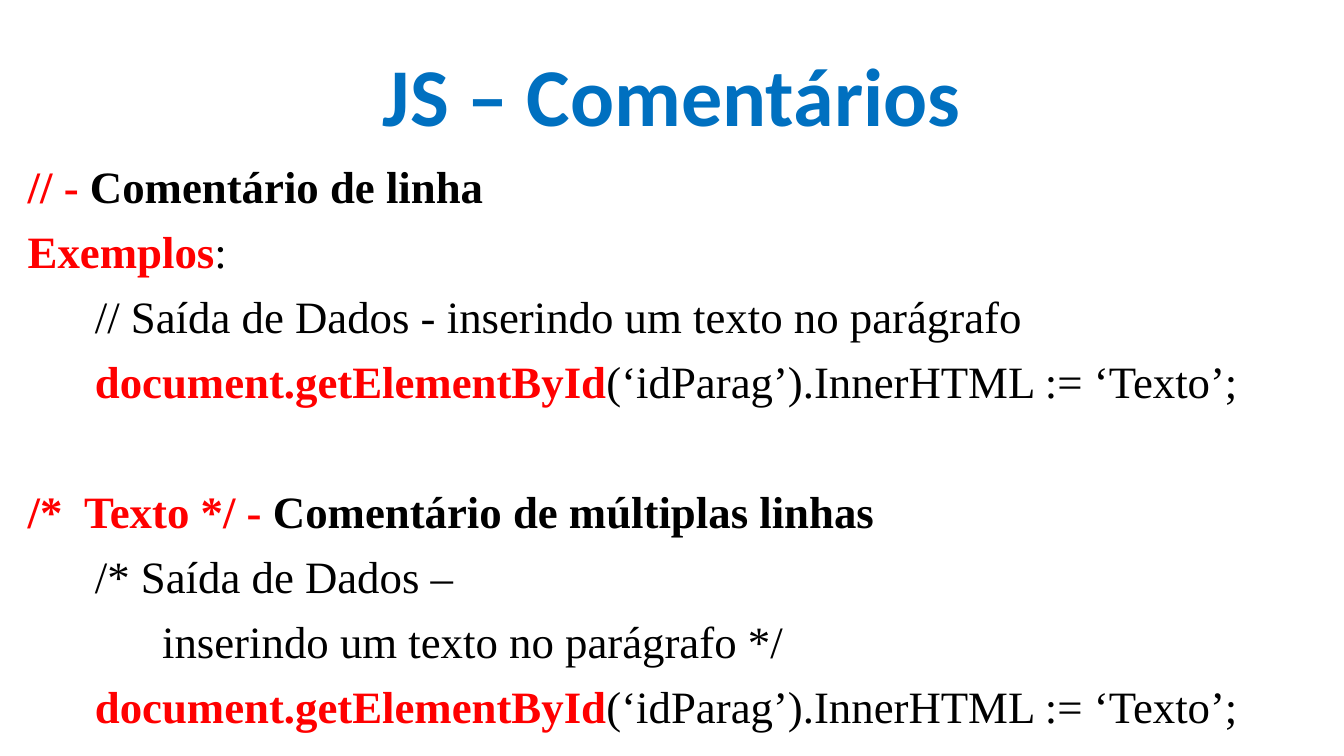
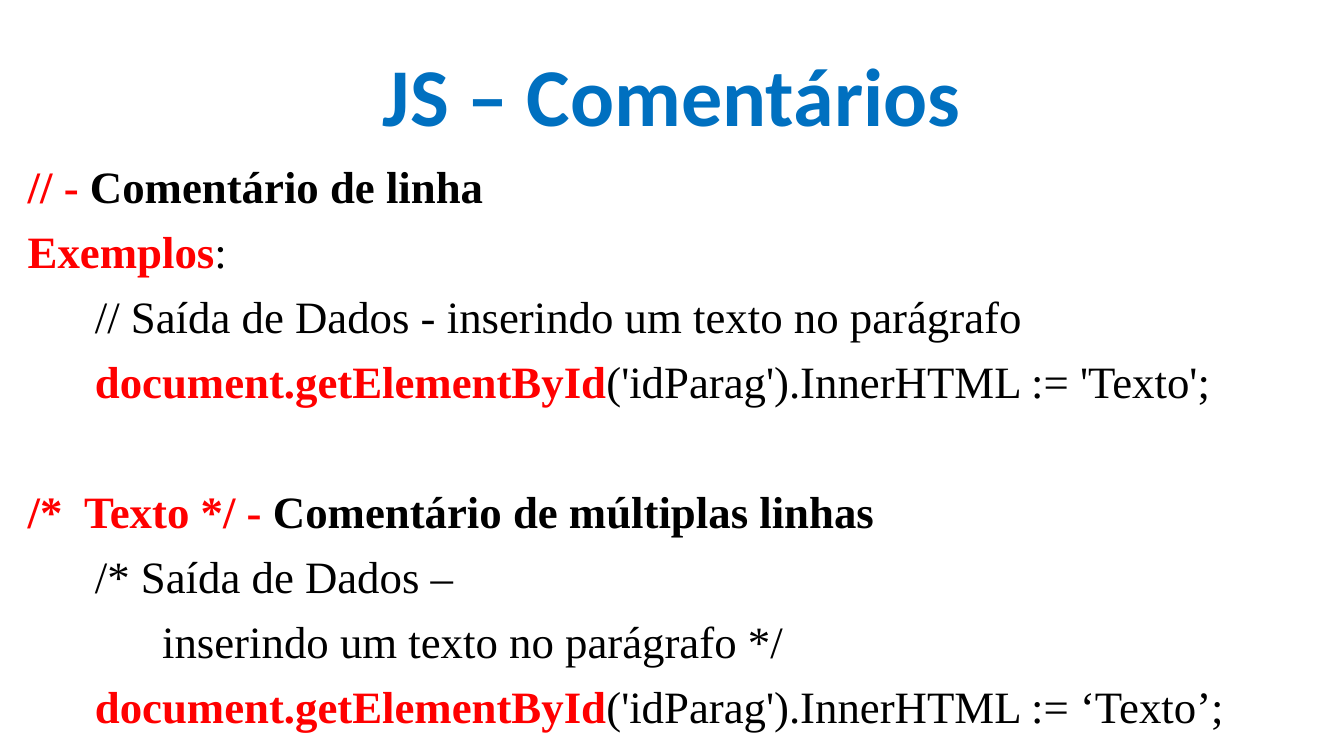
Before and after one commit to CloudEducationBrazil/WydenDesenvolvimentoWebPHP, a slide deck: slide 21 of 01 Classes/Aula 08 Desenvolvimento Web PHP - JS.pptx. Drawn at 1344x756 pixels with LibreOffice and Linux fonts; fonts in the diff are those of the drawing; background and template pictures are left out. Boxes give left, top, right and bottom in pixels: in the first picture for what was removed or moved away, otherwise in the second. Text is boxed around its words. In the diff, an @@ line names an element or a change of style, - is before the commit and + after.

```diff
--- a/01 Classes/Aula 08 Desenvolvimento Web PHP - JS.pptx
+++ b/01 Classes/Aula 08 Desenvolvimento Web PHP - JS.pptx
@@ text at [95,367,1210,408]: text changed @@
-document.getElementById(‘idParag’).InnerHTML := ‘Texto’;
+document.getElementById('idParag').InnerHTML := 'Texto';
@@ text at [95,692,1224,733]: text changed @@
-document.getElementById(‘idParag’).InnerHTML := ‘Texto’;
+document.getElementById('idParag').InnerHTML := ‘Texto’;
```
Also in this commit, not shown: 7 other slides changed, 2 other files.
